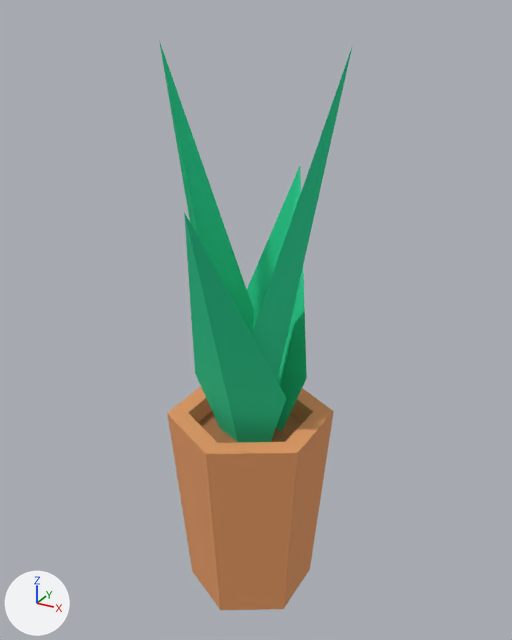
Before and after pictures for a commit that changed the glTF model public/models/items/plant.glb.
One viewpoint serves both versions: a 50 mm camera at (0.748, -1.332, 1.432) aimed at (0.0, 0.027, 0.752). Every picture has the same lights, and +X, +Y and +Z are marked at lower left. Vertices at the same position are counted once.

Objects in the first picture: 'plant'.
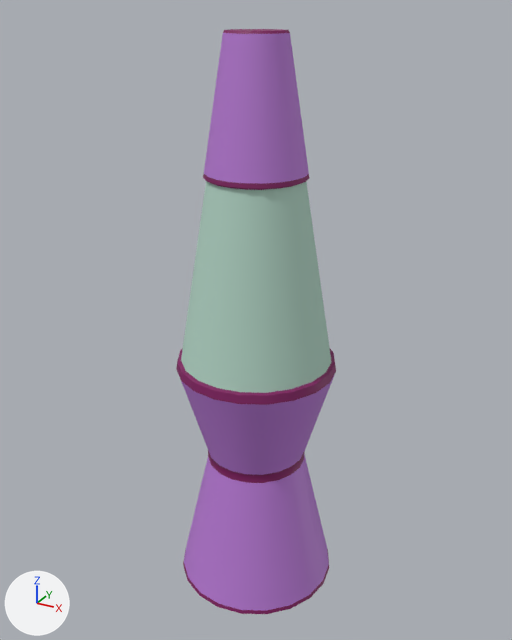
Boxes (x1, y1, x2, y2) around the edits, measured in the pictures (512 x 640 px):
'plant', reshaped, rescaled (17% narrower): before (159, 41, 353, 610); after (176, 29, 336, 614)
part 1 of me_plant_1, added: after (212, 183, 301, 190)
part 2 of me_plant_1, rebuilt: before (167, 387, 334, 610); after (181, 374, 335, 614)
part 3 of me_plant_1, added (purple): after (203, 29, 309, 189)
part 4 of me_plant_1, added: after (176, 181, 336, 405)
part 5 of me_plant_1, deleted (green): before (159, 41, 353, 442)

The edits, one by one:
Material 'glass.001' (mat_glass_001) is new.
Its base color is (0.45, 0.66, 0.56) (light grey #b3d4c5).
Its roughness is 1.0.
Material 'lambert15.002' (mat_lambert15_002) is new.
Its base color is (0.482, 0.195, 0.663) (purple #b87ad5).
Its roughness is 0.6.
Material 'lambert7.001' (mat_lambert7_001) is new.
Its base color is (0.222, 0.0086, 0.12) (purple #821761).
Its roughness is 0.6.
me_plant_1 is used by ob_plant; location (0.0, 0.0, 0.0); scale (0.911, 0.911, 0.911).
Verts and faces of me_plant_1; kept vertices keep their numbers, new ones are numbered from 37.
Before the commit, vertices of me_plant_1: 0 (0.0, 0.0, 0.28), 1 (0.24, 0.0, 1.51) at pixel (353, 43), 2 (0.05, -0.11, 0.82), 3 (-0.14, -0.06, 0.68) at pixel (195, 373), 4 (0.0, -0.28, 1.19) at pixel (184, 211).
Before the commit, vertices of me_plant_1: 5 (0.14, 0.06, 0.68) at pixel (306, 378), 6 (0.0, 0.28, 1.19) at pixel (300, 164), 7 (-0.05, 0.11, 0.82) at pixel (253, 309), 8 (-0.24, 0.0, 1.51) at pixel (158, 39), 9 (-0.14, 0.06, 0.68).
Before the commit, vertices of me_plant_1: 10 (-0.05, -0.11, 0.82), 11 (0.05, 0.11, 0.82), 12 (0.14, -0.06, 0.68) at pixel (286, 397).
me_plant_1 had 37 vertices, 52 faces and spanned x -0.24..0.24, y -0.28..0.28, z 0.01..1.51.
me_plant_1 no longer uses material mat_plant_002 (green #27d395).
me_plant_1 no longer uses material mat_wood_054 (orange #e69b65).
me_plant_1 no longer uses material mat_wooddark_011 (brown #af764b).
me_plant_1 now has 2794 vertices, 5380 faces and spans x -0.2..0.2, y -0.17..0.23, z 0.03..1.39.
me_plant_1 part 1: a new loose piece, a UV sphere (20 segments, 20 rings, poles along z) spanning x -0.11..0.11, y -0.08..0.14, z 1.04..1.15, in mat_lambert7_001 (purple #821761).
me_plant_1 part 2: the loose piece of 24 vertices spanning x -0.2..0.2, y -0.23..0.23, z 0.01..0.56 is rebuilt with 120 vertices and now spans x -0.2..0.2, y -0.17..0.23, z 0.03..0.63.
me_plant_1 part 3: a new loose piece of 101 vertices spanning x -0.12..0.12, y -0.09..0.15, z 1.09..1.39.
me_plant_1 part 4: a new loose piece of 83 vertices spanning x -0.2..0.2, y -0.17..0.23, z 0.63..1.09.
Part 5, on me_plant_1:
Vertices deleted: 0 to 12 (with the faces that use them).
me_plant_1 now uses material mat_lambert15_002 (purple #b87ad5).
me_plant_1 now uses material mat_lambert7_001 (purple #821761).
me_plant_1 now uses material mat_glass_001 (light grey #b3d4c5).
Object 'plant' (ob_plant) is rescaled from (0.911, 0.911, 0.911) to (1.0, 1.0, 1.0).
